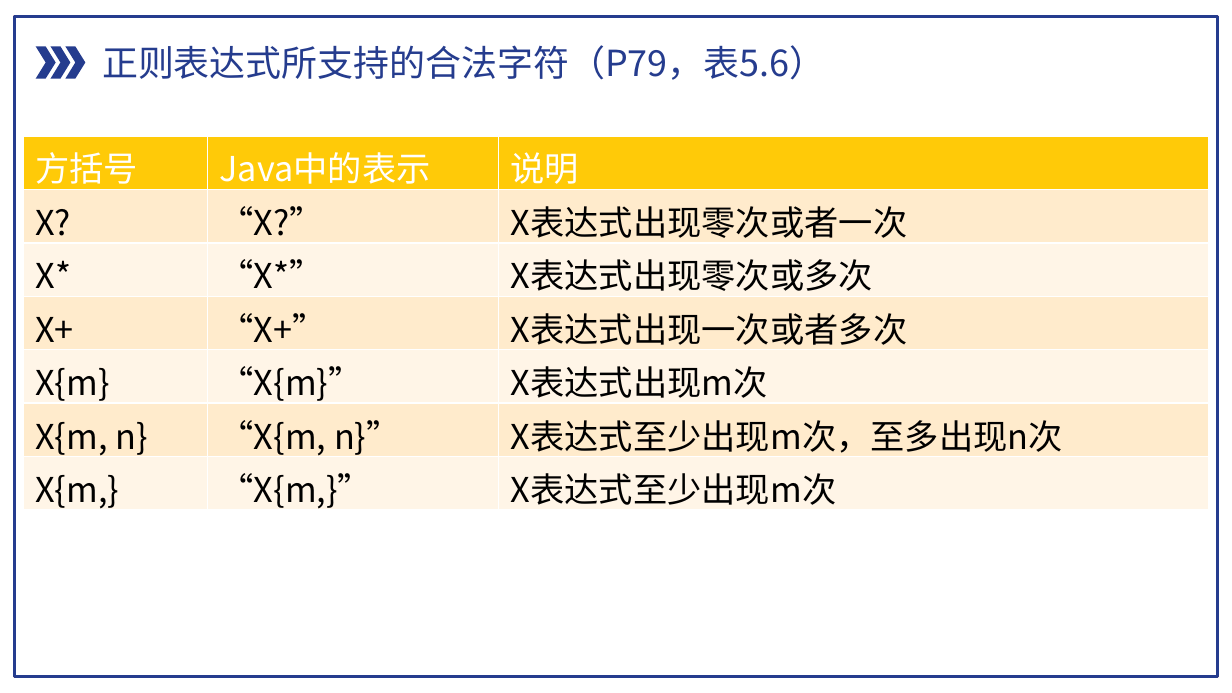
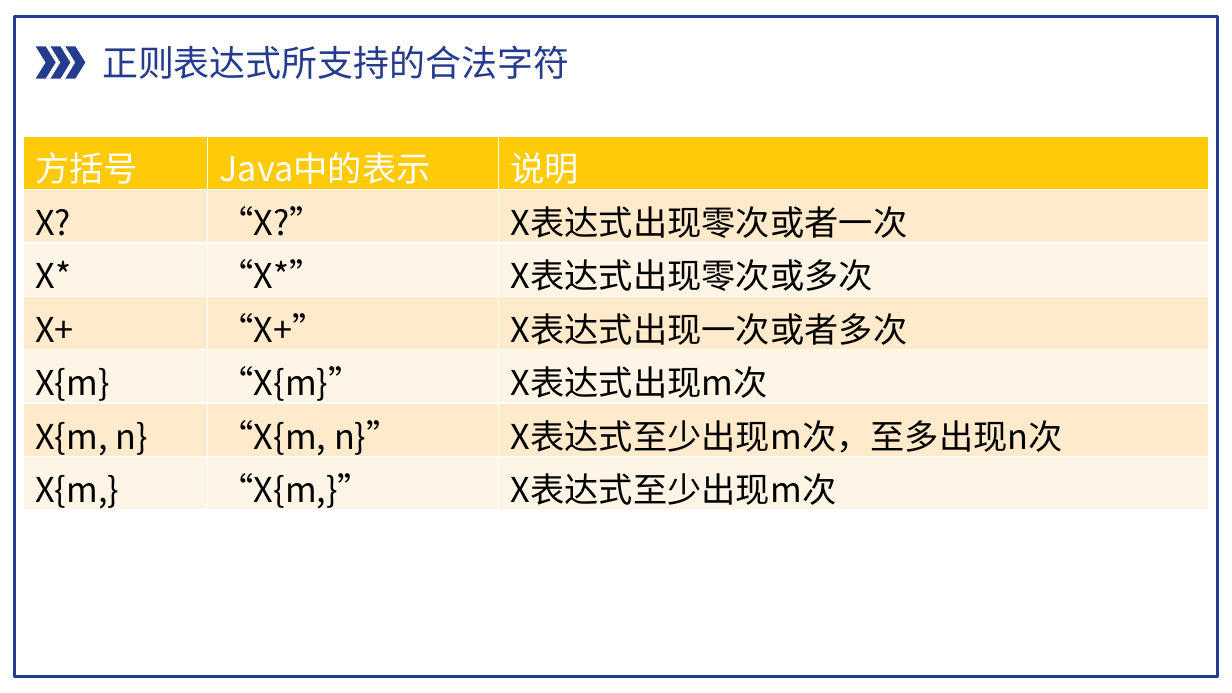
Before and after one commit to pdcxs/java-class-material, a slide deck: slide 22 of slides/04-数组-字符串与正则表达式.pptx. Drawn at 1232x693 pixels with LibreOffice and Linux fonts; fonts in the diff are those of the drawing. Boxes give left, top, right and bottom in pixels: in the first picture for what was removed or moved away, otherwise in the second. Text is boxed around its words. In the diff, an @@ line names an element or a change of style, - is before the commit and + after.

Commit message:
update slide

```diff
--- a/slides/04-数组-字符串与正则表达式.pptx
+++ b/slides/04-数组-字符串与正则表达式.pptx
@@ text at (102, 45, 569, 79): text changed @@
-正则表达式所支持的合法字符（P79，表5.6）
+正则表达式所支持的合法字符
```
Also in this commit, not shown: 5 other slides changed.
